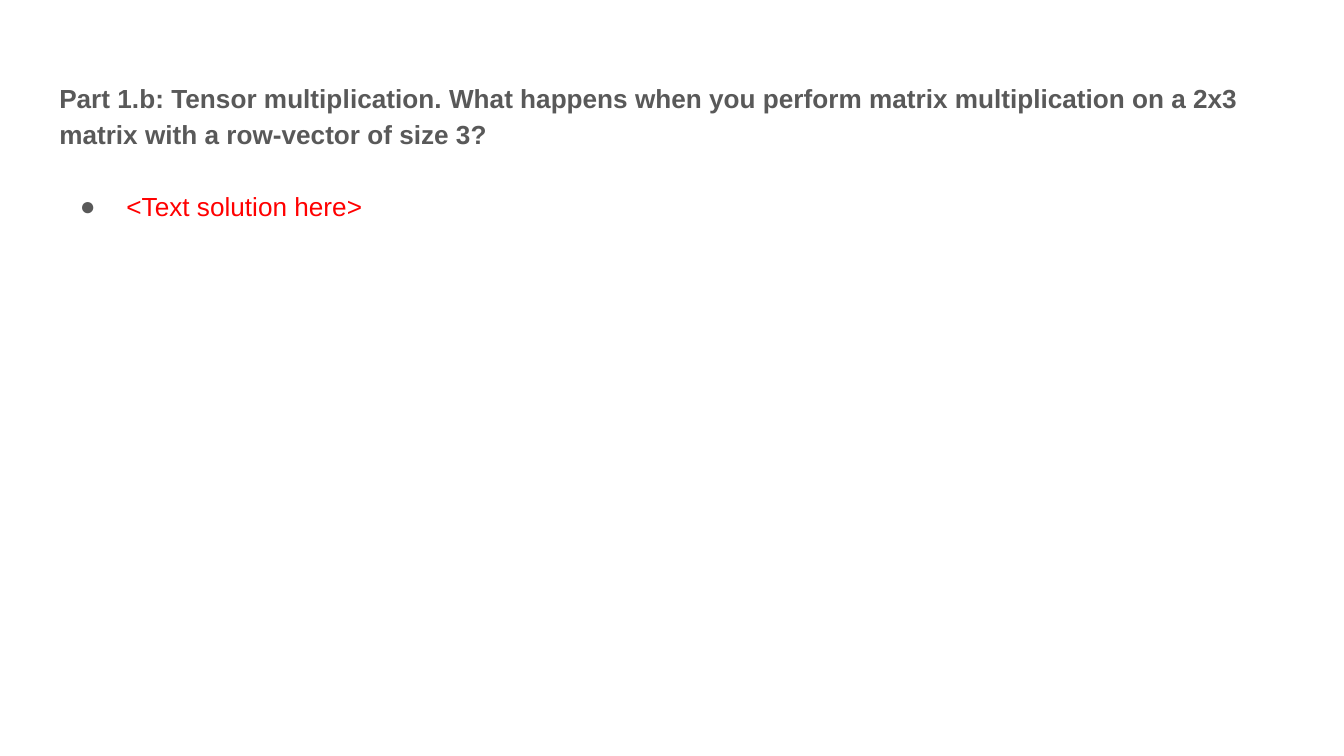
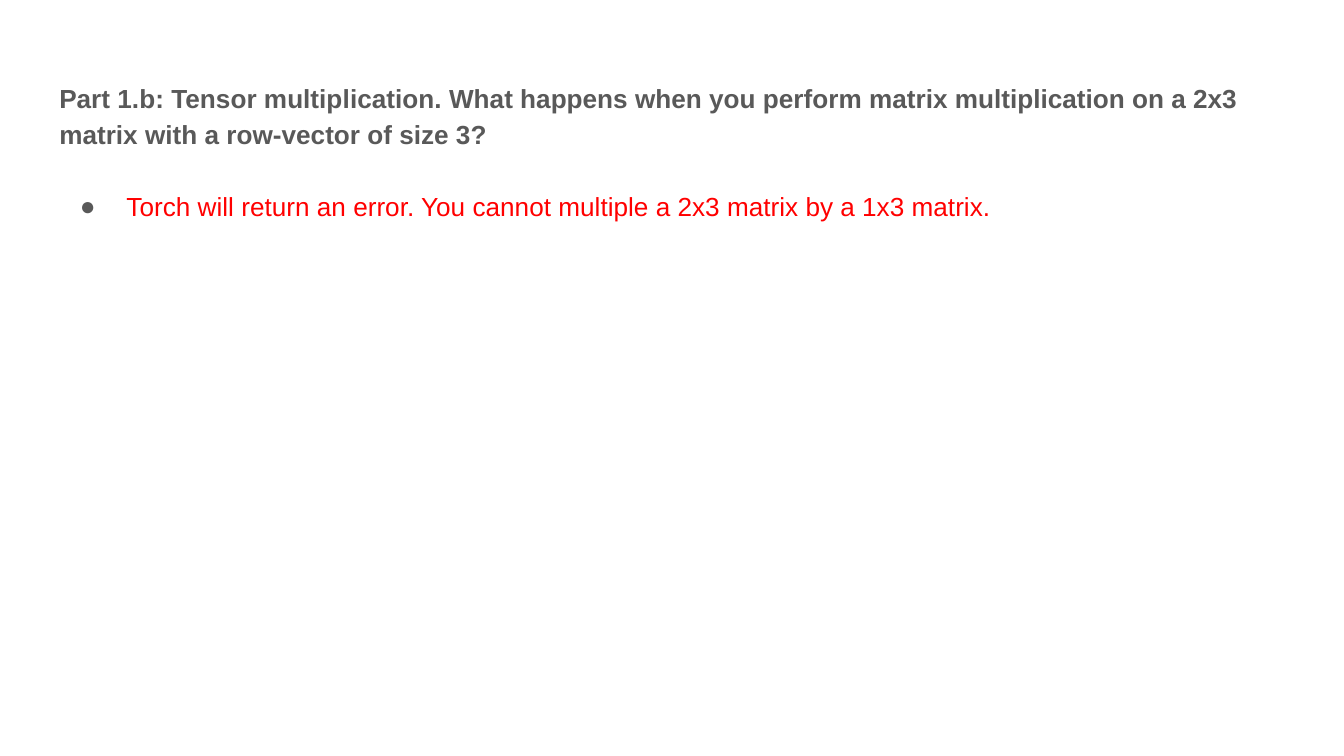
Before and after one commit to AaronLopes/vision-projs, a slide deck: slide 4 of proj0_release/proj0_template.pptx. Drawn at 1344x756 pixels with LibreOffice and Linux fonts; fonts in the diff are those of the drawing. Boxes give left, top, right and bottom in pixels: in the first picture for what was removed or moved away, otherwise in the second. Text is boxed around its words. In the diff, an @@ line names an element or a change of style, - is before the commit and + after.

```diff
--- a/proj0_release/proj0_template.pptx
+++ b/proj0_release/proj0_template.pptx
@@ text at [126, 197, 990, 222]: text changed @@
-● <Text solution here>
+● Torch will return an error. You cannot multiple a 2x3 matrix by a 1x3 matrix.
```
Also in this commit, not shown: 7 other slides changed, 5 other files.
